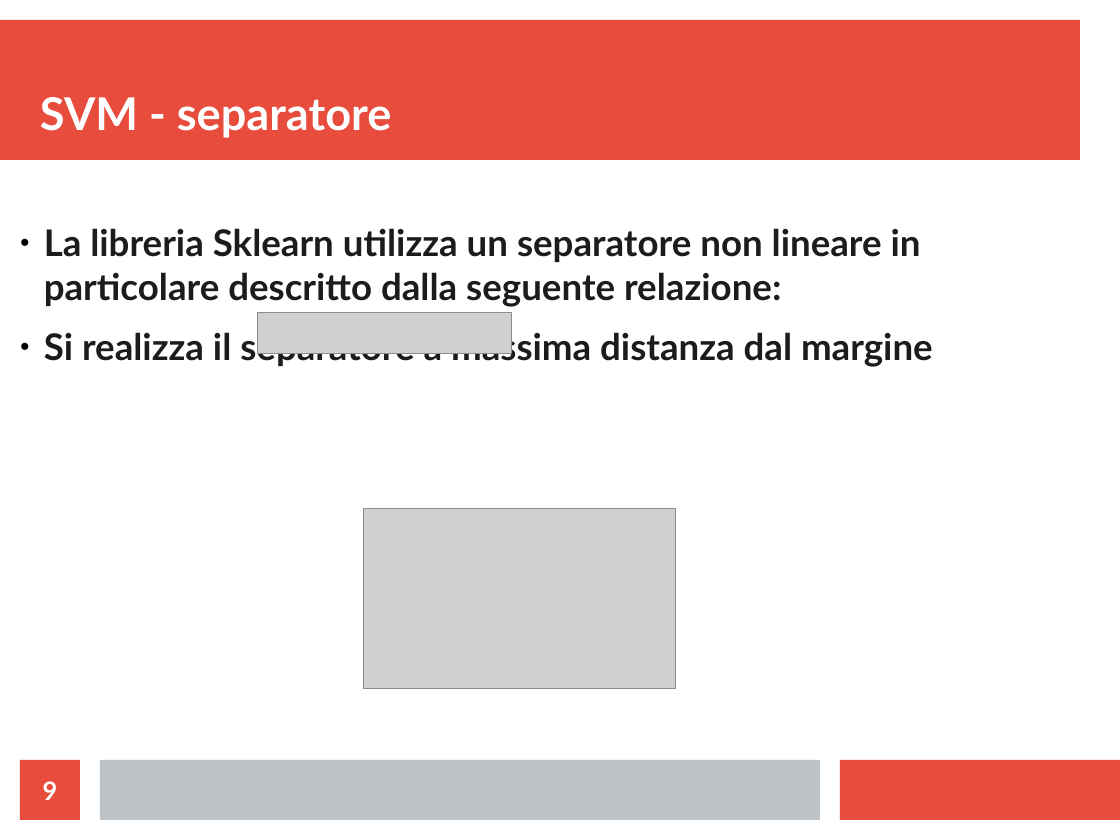
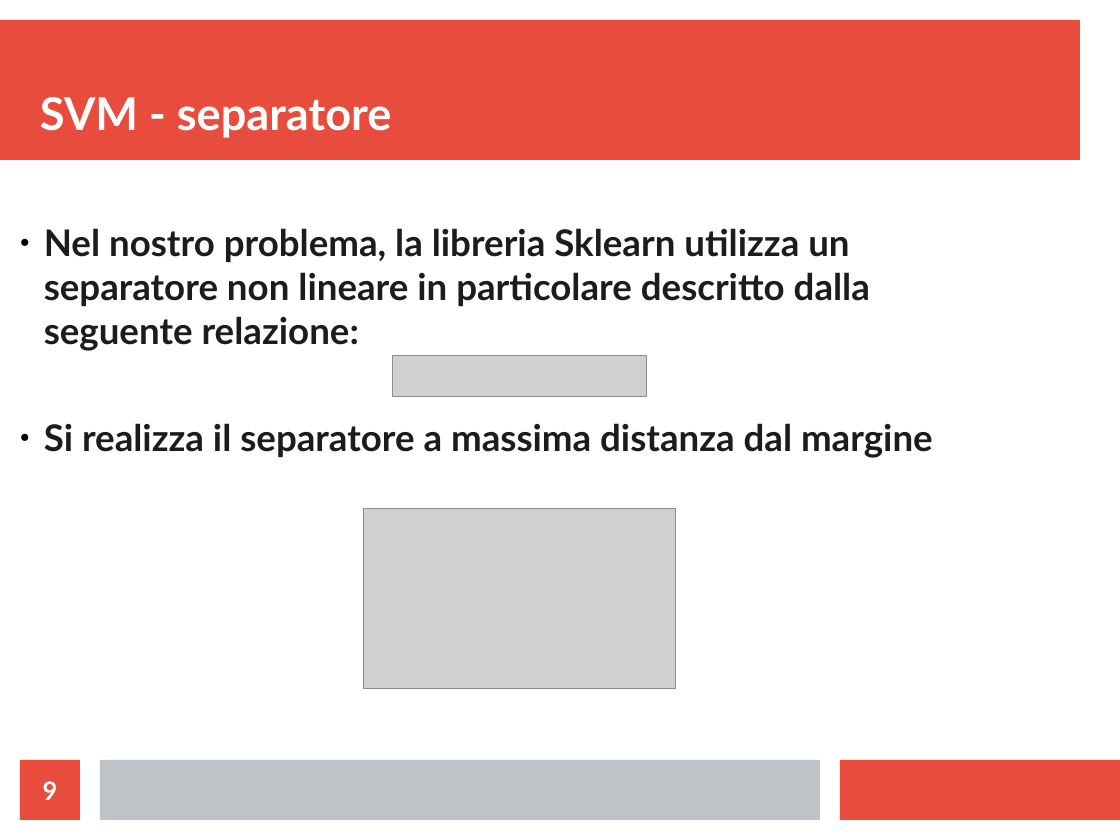
Before and after one commit to elManto/DataMiningForAndroid, a slide deck: slide 9 of DataMining.odp. Drawn at 1120x840 pixels with LibreOffice and Linux fonts; fonts in the diff are those of the drawing; grey boxes stand for pictures. Boxes give left, top, right and bottom in pixels: in the first picture for what was removed or moved away, otherwise in the second. Text is boxed around its words. In the diff, an @@ line names an element or a change of style, - is before the commit and + after.

```diff
--- a/DataMining.odp
+++ b/DataMining.odp
@@ text at [44,228,870,351]: text changed @@
-● La libreria Sklearn utilizza un separatore non lineare in particolare descritto dalla seguente relazione:
+● Nel nostro problema, la libreria Sklearn utilizza un separatore non lineare in particolare descritto dalla seguente relazione:
@@ picture: place and size @@
-picture at [257,313,511,354]
+picture at [392,356,646,396]
```
Also in this commit, not shown: 4 other slides changed, 1 slide added, 1 other file.
